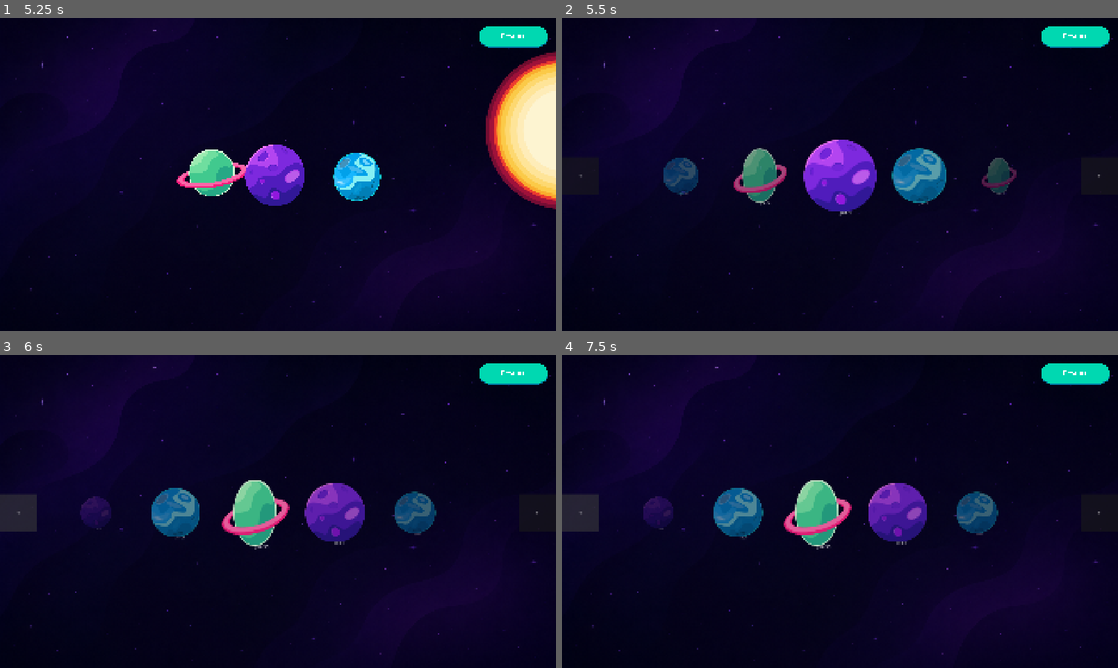
Above: before the commit, frames 1-4 (two rows, left to right).
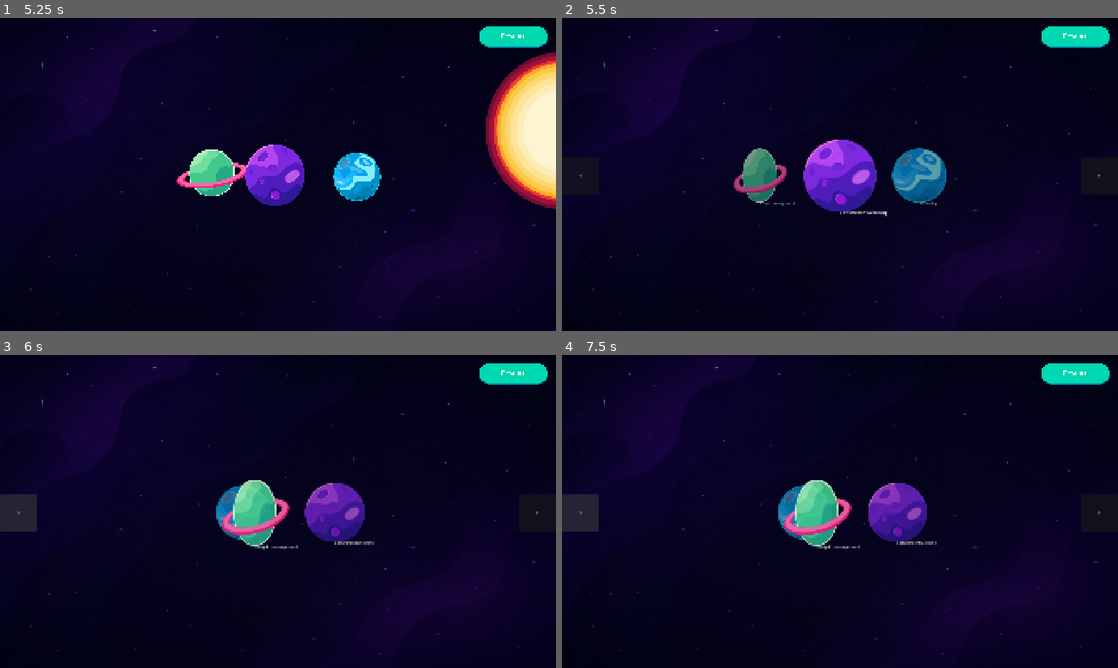
Above: after the commit, the same moments.

Repository: DanilLvov/GamificationTool
Game: Godot game, scene res://Scenes/Menu.tscn
Same seed, same stepped clock (60 frames per second), same inputs: the game is played once before the commit and once after it.
Inputs (mouse positions are in pixels of both pictures, inside the frame that each line leads up to):
- Up to frame 1 (5.25 s): click (278, 287) at 0.5 s; click "Restart" at 1.25 s; click "Restart" at 2 s; click "Restart" at 2.75 s; click "Yes" at 3.5 s; click (278, 287) at 4.25 s; tap Enter at 5 s; move the mouse to (400, 158) at 5.02 s; click (400, 158) at 5.17 s
- Up to frame 2 (5.5 s): no input
- Up to frame 3 (6 s): click "<" at 5.75 s
- Up to frame 4 (7.5 s): click ">" at 6.5 s; click "<" at 7.25 s

Frame 1 is identical in both runs. In frame 2, 1.2% of the frame differs, in the area x 18-82%, y 44-64%; in frame 3, 2.8%; in frame 4, 2.8%, in the area x 14-79%, y 41-63%.

Commit message:
Add jobs and handling for them

Diff:
--- a/Database/planets.json
+++ b/Database/planets.json
@@ -1,180 +1,18 @@
 {
     "0": {
-        "name": "Job 1",
+        "name": "Softwareentwicklung",
         "path": "res://Assets/Objects/NewPlanets/planet1.svg",
         "scale_x": 1,
         "scale_y": 1
     },
     "1": {
-        "name": "Job 2",
+        "name": "Marketing",
         "path": "res://Assets/Objects/NewPlanets/planet2.svg",
         "scale_x": 1,
         "scale_y": 1
     },
     "2": {
-        "name": "Job 3",
-        "path": "res://Assets/Objects/NewPlanets/planet3.svg",
-        "scale_x": 1,
-        "scale_y": 1
-    },
-    "3": {
-        "name": "Job 4",
-        "path": "res://Assets/Objects/NewPlanets/planet1.svg",
-        "scale_x": 1,
-        "scale_y": 1
-    },
-    "4": {
-        "name": "Job 5",
-        "path": "res://Assets/Objects/NewPlanets/planet2.svg",
-        "scale_x": 1,
-        "scale_y": 1
-    },
-    "5": {
-        "name": "Job 6",
-        "path": "res://Assets/Objects/NewPlanets/planet3.svg",
-        "scale_x": 1,
-        "scale_y": 1
-    },
-    "6": {
-        "name": "Job 7",
-        "path": "res://Assets/Objects/NewPlanets/planet1.svg",
-        "scale_x": 1,
-        "scale_y": 1
-    },
-    "7": {
-        "name": "Job 8",
-        "path": "res://Assets/Objects/NewPlanets/planet2.svg",
-        "scale_x": 1,
-        "scale_y": 1
-    },
-    "8": {
-        "name": "Job 9",
-        "path": "res://Assets/Objects/NewPlanets/planet3.svg",
-        "scale_x": 1,
-        "scale_y": 1
-    },
-    "9": {
-        "name": "Job 10",
-        "path": "res://Assets/Objects/NewPlanets/planet1.svg",
-        "scale_x": 1,
-        "scale_y": 1
-    },
-    "10": {
-        "name": "Job 11",
-        "path": "res://Assets/Objects/NewPlanets/planet2.svg",
-        "scale_x": 1,
-        "scale_y": 1
-    },
-    "11": {
-        "name": "Job 12",
-        "path": "res://Assets/Objects/NewPlanets/planet3.svg",
-        "scale_x": 1,
-        "scale_y": 1
-    },
-    "12": {
-        "name": "Job 13",
-        "path": "res://Assets/Objects/NewPlanets/planet1.svg",
-        "scale_x": 1,
-        "scale_y": 1
-    },
-    "13": {
-        "name": "Job 14",
-        "path": "res://Assets/Objects/NewPlanets/planet2.svg",
-        "scale_x": 1,
-        "scale_y": 1
-    },
-    "14": {
-        "name": "Job 15",
-        "path": "res://Assets/Objects/NewPlanets/planet3.svg",
-        "scale_x": 1,
-        "scale_y": 1
-    },
-    "15": {
-        "name": "Job 16",
-        "path": "res://Assets/Objects/NewPlanets/planet1.svg",
-        "scale_x": 1,
-        "scale_y": 1
-    },
-    "16": {
-        "name": "Job 17",
-        "path": "res://Assets/Objects/NewPlanets/planet2.svg",
-        "scale_x": 1,
-        "scale_y": 1
-    },
-    "17": {
-        "name": "Job 18",
-        "path": "res://Assets/Objects/NewPlanets/planet3.svg",
-        "scale_x": 1,
-        "scale_y": 1
-    },
-    "18": {
-        "name": "Job 19",
-        "path": "res://Assets/Objects/NewPlanets/planet1.svg",
-        "scale_x": 1,
-        "scale_y": 1
-    },
-    "19": {
-        "name": "Job 20",
-        "path": "res://Assets/Objects/NewPlanets/planet2.svg",
-        "scale_x": 1,
-        "scale_y": 1
-    },
-    "20": {
-        "name": "Job 21",
-        "path": "res://Assets/Objects/NewPlanets/planet3.svg",
-        "scale_x": 1,
-        "scale_y": 1
-    },
-    "21": {
-        "name": "Job 22",
-        "path": "res://Assets/Objects/NewPlanets/planet1.svg",
-        "scale_x": 1,
-        "scale_y": 1
-    },
-    "22": {
-        "name": "Job 23",
-        "path": "res://Assets/Objects/NewPlanets/planet2.svg",
-        "scale_x": 1,
-        "scale_y": 1
-    },
-    "23": {
-        "name": "Job 24",
-        "path": "res://Assets/Objects/NewPlanets/planet3.svg",
-        "scale_x": 1,
-        "scale_y": 1
-    },
-    "24": {
-        "name": "Job 25",
-        "path": "res://Assets/Objects/NewPlanets/planet1.svg",
-        "scale_x": 1,
-        "scale_y": 1
-    },
-    "25": {
-        "name": "Job 26",
-        "path": "res://Assets/Objects/NewPlanets/planet2.svg",
-        "scale_x": 1,
-        "scale_y": 1
-    },
-    "26": {
-        "name": "Job 27",
-        "path": "res://Assets/Objects/NewPlanets/planet3.svg",
-        "scale_x": 1,
-        "scale_y": 1
-    },
-    "27": {
-        "name": "Job 28",
-        "path": "res://Assets/Objects/NewPlanets/planet1.svg",
-        "scale_x": 1,
-        "scale_y": 1
-    },
-    "28": {
-        "name": "Job 29",
-        "path": "res://Assets/Objects/NewPlanets/planet2.svg",
-        "scale_x": 1,
-        "scale_y": 1
-    },
-    "29": {
-        "name": "Job 30",
+        "name": "Projektmanagement",
         "path": "res://Assets/Objects/NewPlanets/planet3.svg",
         "scale_x": 1,
         "scale_y": 1
--- a/Scripts/job_selection.gd
+++ b/Scripts/job_selection.gd
@@ -1,6 +1,14 @@
 extends Node2D
 
 var planets: Dictionary
+
+enum Job {
+	# Jobs for specialization choice, determine minigame content
+	SOFTWAREENTWICKLUNG,
+	MARKETING,
+	PROJEKTMANAGEMENT
+}
+
 
 # Called when the node enters the scene tree for the first time.
 func _ready() -> void:
@@ -46,10 +54,11 @@
 	return result
 
 signal job_chosen
+
 func _add_planets_to_carousel():
 	for planet in planets.values():
 		var panel = Panel.new()
-		panel.position = -panel.size / 2 + Vector2(20, 0)
+		panel.position = - panel.size / 2 + Vector2(20, 0)
 		panel.name = planet["name"]
 		panel.custom_minimum_size = Vector2(250, 250)
 		panel.size = Vector2(250, 250)
@@ -83,7 +92,13 @@
 
 			func(event):
 				if event is InputEventMouseButton and event.pressed and event.button_index == MOUSE_BUTTON_LEFT:
-					print(panel.name)
+					var selected_job = panel.name.to_upper()
+					if not Job.has(selected_job):
+						push_error("Unknown Job '%s' in planets.json" % [selected_job])
+						return
+					var game = get_parent()
+					game.selected_job = selected_job
+					print("Selected job: ", game.selected_job)
 					emit_signal("job_chosen")
 		)
 
--- a/Scripts/menu.gd
+++ b/Scripts/menu.gd
@@ -9,12 +9,6 @@
 	END
 }
 
-enum Job {
-	# Jobs for specialization choice, determine minigame content
-	JOB1,
-	JOB2,
-	JOB3
-}
 
 # Node variables, if changing node name, change it here:
 @onready var minigame_manager := $MinigameController
@@ -39,6 +33,7 @@
 var current_scene_id: int
 var current_minigame: int
 var timeline: Dictionary
+var selected_job
 
 func _ready() -> void:
 	#loading game sequence from json file
--- a/Scripts/minigame_controller.gd
+++ b/Scripts/minigame_controller.gd
@@ -23,6 +23,7 @@
 			[ {
 				"question": "Was sollte mit diesem Commit passieren?",
 				"question_type": minigame_type.SINGLECHOICE,
+				"job": "SOFTWAREENTWICKLUNG",
 				"extra_content": {
 					"text": "Ein Paar total unwichtige aenderungen",
 					"content_type": content_type.NORMAL_QUESTION,
@@ -52,7 +53,40 @@
 				}
 			},
 			{
+				"question": "Wie sollte der Post veröffentlicht werden?",
+				"question_type": minigame_type.SINGLECHOICE,
+				"job": "MARKETING",
+				"extra_content": {
+					"text": "Neues Feature",
+					"content_type": content_type.NORMAL_QUESTION,
+				},
+				"answers_amount": 4,
+				"answers": {
+					"0": {
+						"text": "Instagram, weil es am schnellsten ist.",
+						"content_type": content_type.NORMAL_QUESTION,
+						"correct": true
+					},
+					"1": {
+						"text": "Facebook, weil es die größte Reichweite hat.",
+						"content_type": content_type.NORMAL_QUESTION,
+						"correct": false
+					},
+					"2": {
+						"text": "Twitter, weil es die beste Plattform für Content ist.",
+						"content_type": content_type.NORMAL_QUESTION,
+						"correct": false
+					},
+					"3": {
+						"text": "Den Post nicht veröffentlichen, weil das Feature noch nicht fertig ist.",
+						"content_type": content_type.NORMAL_QUESTION,
+						"correct": false
+					}
+				}
+			},
+			{
 				"question": "Was sollte mit diesem Commit passieren?",
+				"job": "SOFTWAREENTWICKLUNG",
 				"question_type": minigame_type.SINGLECHOICE,
 				"answers_amount": 6,
 				"answers": {
@@ -83,6 +117,48 @@
 					},
 					"5": {
 						"text": "Ignorieren, weil es nur ein kleiner Hotfix ist.",
+						"content_type": content_type.NORMAL_QUESTION,
+						"correct": false
+					}
+				}
+			},
+			{
+				"question": "Wie sollte der Post veröffentlicht werden?",
+				"question_type": minigame_type.SINGLECHOICE,
+				"job": "MARKETING",
+				"extra_content": {
+					"text": "Neues Feature",
+					"content_type": content_type.NORMAL_QUESTION,
+				},
+				"answers_amount": 6,
+				"answers": {
+					"0": {
+						"text": "Instagram, weil es am schnellsten ist.",
+						"content_type": content_type.NORMAL_QUESTION,
+						"correct": true
+					},
+					"1": {
+						"text": "Facebook, weil es die größte Reichweite hat.",
+						"content_type": content_type.NORMAL_QUESTION,
+						"correct": false
+					},
+					"2": {
+						"text": "Twitter, weil es die beste Plattform für Content ist.",
+						"content_type": content_type.NORMAL_QUESTION,
+						"correct": false
+					},
+					"3": {
+						"text": "Den Post nicht veröffentlichen, weil das Feature noch nicht fertig ist.",
+						"content_type": content_type.NORMAL_QUESTION,
+						"correct": false
+					},
+					"4": {
+						"text": "Discord, weil für Gamer.",
+						"content_type": content_type.NORMAL_QUESTION,
+						"correct": false
+					},
+					"5": {
+						"text": "LinkedIn, weil es die beste Plattform für B2B ist.",
 						"content_type": content_type.NORMAL_QUESTION,
 						"correct": false
 					}
@@ -91,6 +167,7 @@
 			{
 				"question": "Was sollte mit diesem Commit passieren? antwort ist 3,2,4,0,1",
 				"question_type": minigame_type.ORDER,
+				"job": "SOFTWAREENTWICKLUNG",
 				"answers_amount": 5,
 				"solution": [3, 2, 4, 0, 1],
 				"answers": {
@@ -112,6 +189,35 @@
 					},
 					"4": {
 						"text": "4 Nur die Commit-Nachricht ändern und dann mergen.",
+						"content_type": content_type.NORMAL_QUESTION
+					}
+				}
+			},
+			{
+				"question": "Welche Reihenfolge ist korrekt? antwort ist 3,2,4,0,1",
+				"question_type": minigame_type.ORDER,
+				"job": "MARKETING",
+				"answers_amount": 5,
+				"solution": [3, 2, 4, 0, 1],
+				"answers": {
+					"0": {
+						"text": "0 Überprüfen.",
+						"content_type": content_type.NORMAL_QUESTION
+					},
+					"1": {
+						"text": "1 Posten.",
+						"content_type": content_type.NORMAL_QUESTION
+					},
+					"2": {
+						"text": "2 Bilder erstellen.",
+						"content_type": content_type.NORMAL_QUESTION
+					},
+					"3": {
+						"text": "3 Post Text schreiben.",
+						"content_type": content_type.NORMAL_QUESTION
+					},
+					"4": {
+						"text": "4 Collab hinzufügen.	",
 						"content_type": content_type.NORMAL_QUESTION
 					}
 				}
@@ -119,6 +225,7 @@
 			{
 				"question": "Was sollte mit diesem Commit passieren?",
 				"question_type": minigame_type.DRAG_AND_DROP,
+				"job": "SOFTWAREENTWICKLUNG",
 				"answers_amount": 5,
 				"categories_amount": 3,
 				"categories": {
@@ -153,7 +260,47 @@
 						"answer": "2"
 					}
 				}
-			}]
+			},
+			{
+				"question": "Was sollte mit diesem Commit passieren?",
+				"question_type": minigame_type.DRAG_AND_DROP,
+				"job": "MARKETING",
+				"answers_amount": 5,
+				"categories_amount": 3,
+				"categories": {
+					"1": "gut",
+					"2": "naja",
+					"3": "nein"
+				},
+				"answers": {
+					"0": {
+						"text": "Instagram",
+						"content_type": content_type.NORMAL_QUESTION,
+						"answer": "1"
+					},
+					"1": {
+						"text": "Facebook",
+						"content_type": content_type.NORMAL_QUESTION,
+						"answer": "2"
+					},
+					"2": {
+						"text": "Twitter",
+						"content_type": content_type.NORMAL_QUESTION,
+						"answer": "1"
+					},
+					"3": {
+						"text": "LinkedIn",
+						"content_type": content_type.NORMAL_QUESTION,
+						"answer": "2"
+					},
+					"4": {
+						"text": "Discord",
+						"content_type": content_type.NORMAL_QUESTION,
+						"answer": "3"
+					}
+				}
+			},
+			]
 		}
 
 }
@@ -162,7 +309,11 @@
 @onready var _event_feedback_frame_panel = $EventFeedbackFrame/EventFeedbackFramePanel
 @onready var _texture_progress_bar = $TextureProgressBar
 @onready var _lives_hbox_container = $LivesHBoxContainer
+
 var lives = 3
+
+var selected_job
+var filtered_questions = []
 
 # Called when the node enters the scene tree for the first time.
 func _ready() -> void:
@@ -227,13 +378,25 @@
 # splitted into 3 levels: (minigame, question, content)
 # minigame (whole minigame from start to finish)
 func _draw_minigame(id: int) -> void:
+	var game = get_parent()
+	selected_job = game.selected_job
 	# TODO: my idea is to make a minigame flow control here, smth like:
 	# draw first question, if answer was correct, draw second, if not play explosion animation and try again
 	# probably possible to do via await, or via two functions _answer_corre unknown ct and answer_wrong at the bottom of the script
 	#_minigame_container.add_child(UIFactory.create_dragable_container())
 	current_minigame = minigames.get(str(id))
 	_texture_progress_bar.max_value = current_minigame.get("questions_amount")
-	_draw_question(current_minigame.get("questions")[current_question])
+
+	filtered_questions.clear()
+	print("selected_job = ", selected_job)
+	for question in current_minigame.get("questions"):
+		if question.get("job") == selected_job:
+			filtered_questions.append(question)
+	if filtered_questions.size() != current_minigame.get("questions_amount"):
+		push_error("Not enough questions for job %s in minigame %s" % [selected_job, id])
+
+	if filtered_questions.size() > 0:
+		_draw_question(filtered_questions[current_question])
 
 # question (one question of a minigame)
 func _draw_question(question: Dictionary) -> void:
@@ -535,10 +698,14 @@
 		_texture_progress_bar.value = 0
 		emit_signal("finished")
 	else:
-		_draw_question(current_minigame.get("questions")[current_question])
+		if current_question >= filtered_questions.size():
+			push_error("Not enough questions for job %s in minigame %s" % [selected_job, current_minigame.get("name")])
+			emit_signal("finished")
+			return
+		_draw_question(filtered_questions[current_question])
 
 func _on_ordering_confirmed_pressed() -> void:
-	if arrays_equal(ordering_res["order"], current_minigame["questions"][current_question]["solution"]):
+	if arrays_equal(ordering_res["order"], filtered_questions[current_question]["solution"]):
 		_answer_correct()
 	else:
 		_answer_wrong()
